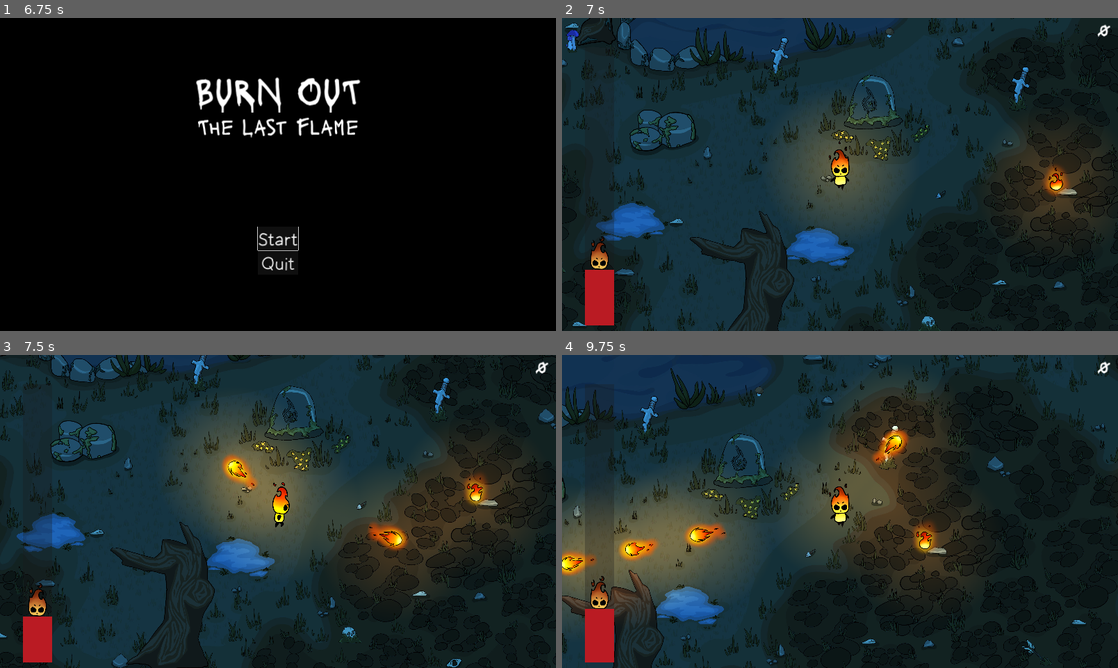
Above: before the commit, frames 1-4 (two rows, left to right).
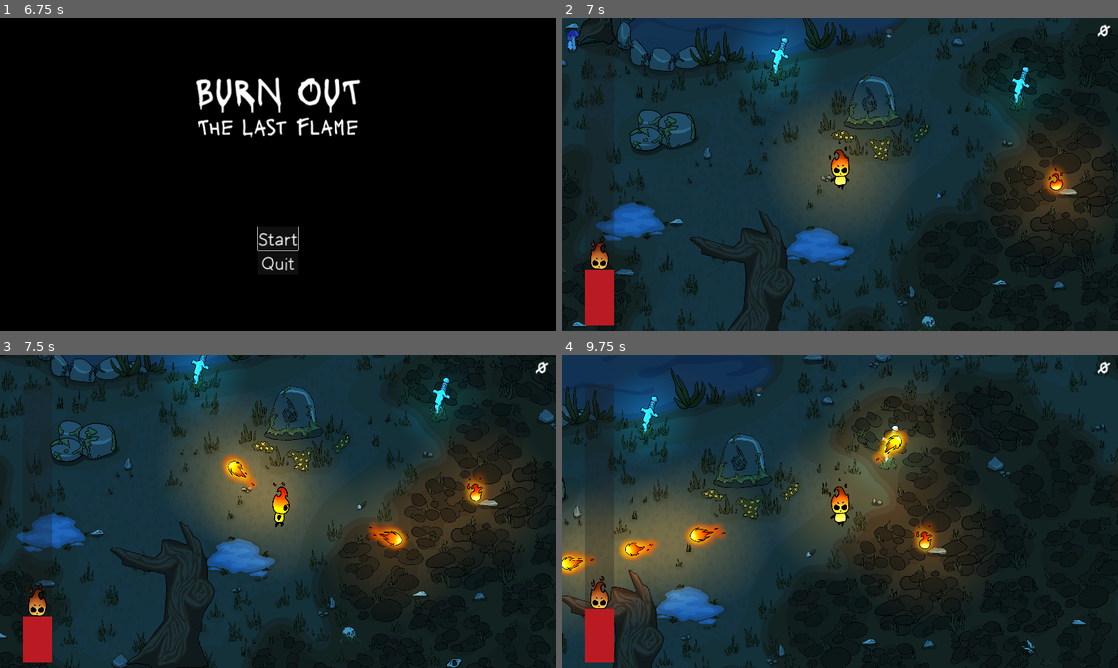
Above: after the commit, the same moments.

Repository: emil-judin/jam-burnout
Game: Godot game, scene res://scenes/ui/menu/MainMenu.tscn
The game is run twice, just before and just after one commit, with the same random seed, the same clock (stepped at 60 frames per second) and the same inputs. The engine's default icon, where the game draws it, is replaced by a stand-in: a white triangle on a blue panel in a dark square. Video files are missing from this copy of the repository; at most half a second of black plays in their place. Sound files missing from this copy of the repository are replaced by a short silence.
Inputs (mouse positions are in pixels of both pictures, inside the frame that each line leads up to):
- Up to frame 1 (6.75 s): click "Start" at 0.5 s; click "Start" at 1.25 s; tap Enter (skip_cutscene) at 2, 3.5, 5 s; move the mouse to (400, 158) at 2.02 s; hold D (right) 2.03-2.78 s; tap ] (+) at 2.1, 3.05, 3.6, 4.55, 6.05, 6.6 s; tap / (-) at 2.3, 2.85, 3.8, 4.35, 5.3 s; tap Space at 2.75, 4.25, 5.75 s; move the mouse to (166, 190) at 2.77 s; hold S (down) 2.78-3.53 s; move the mouse to (333, 105) at 3.52 s; hold D (right) 3.53-4.28 s; move the mouse to (250, 237) at 4.27 s; hold W (up) 4.28-5.03 s; move the mouse to (444, 221) at 5.02 s; press the mouse at (444, 221) at 5.03 s; hold A (left) 5.03-6.53 s; move the mouse to (111, 127) at 5.77 s; release the mouse at (111, 127) at 5.78 s; tap E (stomp) at 5.85 s; move the mouse to (305, 174) at 6.52 s; hold S (down) from 6.53 s (still down)
- Up to frame 2 (7 s): keep holding S (down); tap / (-) at 6.8 s
- Up to frame 3 (7.5 s): move the mouse to (194, 433) at 7.27 s; release S (down) at 7.28 s; hold D (right) from 7.28 s (still down); tap / (-) at 7.35 s
- Up to frame 4 (9.75 s): tap ] (+) at 7.55, 8.1, 9.05 s; move the mouse to (962, 495) at 8.02 s; release D (right) at 8.03 s; hold W (up) 8.03-8.78 s; tap / (-) at 8.3, 8.85 s; move the mouse to (728, 527) at 8.77 s; hold D (right) 8.78-9.53 s; move the mouse to (895, 442) at 9.52 s; press the mouse at (895, 442) at 9.53 s; hold S (down) from 9.53 s (still down)

Frame 1 is identical in both runs. In frame 2, 1.9% of the frame differs, in the area x 32-86%, y 2-30%; in frame 3, 1.4%; in frame 4, 2.1%, in the area x 9-62%, y 8-37%.
Error in both runs: Cannot call method 'change_scene_to_file' on a null value. (res://scripts/main_menu.gd:8)

Commit message:
Fix bugs and adjust item spawn logic

Diff:
--- a/burnout/scenes/game/EndScreen.tscn
+++ b/burnout/scenes/game/EndScreen.tscn
@@ -1,13 +1,14 @@
-[gd_scene load_steps=5 format=3 uid="uid://cg3k045guh3ha"]
+[gd_scene load_steps=6 format=3 uid="uid://cg3k045guh3ha"]
 
 [ext_resource type="Script" path="res://scripts/end_screen.gd" id="1_vv31f"]
 [ext_resource type="FontFile" uid="uid://dkm8unjw64txc" path="res://assets/fonts/morning_breeze/MorningBreeze-Light.otf" id="2_sf441"]
+[ext_resource type="FontFile" uid="uid://buqhriudoc8ou" path="res://assets/fonts/Lacquer-Regular.ttf" id="2_v8ytp"]
 [ext_resource type="AudioStream" uid="uid://b48juf0xcylqx" path="res://assets/sounds/Background/Highscore board sound.mp3" id="3_14r8a"]
 
 [sub_resource type="StyleBoxFlat" id="StyleBoxFlat_l6527"]
 bg_color = Color(0, 0, 0, 1)
 
-[node name="EndScreen" type="Control"]
+[node name="EndScreen" type="Control" node_paths=PackedStringArray("run_time_display", "name_input")]
 layout_mode = 3
 anchors_preset = 15
 anchor_right = 1.0
@@ -15,6 +16,8 @@
 grow_horizontal = 2
 grow_vertical = 2
 script = ExtResource("1_vv31f")
+run_time_display = NodePath("Panel/MarginContainer/CenterContainer/RunTimeDisplay")
+name_input = NodePath("Panel/MarginContainer/VBoxContainer/NameInput")
 
 [node name="Panel" type="Panel" parent="."]
 z_index = -1
@@ -26,43 +29,49 @@
 grow_vertical = 2
 theme_override_styles/panel = SubResource("StyleBoxFlat_l6527")
 
-[node name="RunTimeDisplay" type="Label" parent="."]
+[node name="MarginContainer" type="MarginContainer" parent="Panel"]
 layout_mode = 1
-anchors_preset = 8
-anchor_left = 0.5
-anchor_top = 0.5
-anchor_right = 0.5
-anchor_bottom = 0.5
-offset_left = -20.0
-offset_top = -11.5
-offset_right = 20.0
-offset_bottom = 11.5
+anchors_preset = 15
+anchor_right = 1.0
+anchor_bottom = 1.0
 grow_horizontal = 2
 grow_vertical = 2
+theme_override_constants/margin_bottom = 50
+
+[node name="CenterContainer" type="CenterContainer" parent="Panel/MarginContainer"]
+layout_mode = 2
+
+[node name="RunTimeDisplay" type="Label" parent="Panel/MarginContainer/CenterContainer"]
+layout_mode = 2
+theme_override_fonts/font = ExtResource("2_v8ytp")
+theme_override_font_sizes/font_size = 250
+text = "Your score: 10050"
+
+[node name="VBoxContainer" type="VBoxContainer" parent="Panel/MarginContainer"]
+layout_mode = 2
+size_flags_horizontal = 4
+size_flags_vertical = 8
+theme_override_constants/separation = 25
+
+[node name="NameInput" type="LineEdit" parent="Panel/MarginContainer/VBoxContainer"]
+custom_minimum_size = Vector2(1000, 0)
+layout_mode = 2
 theme_override_fonts/font = ExtResource("2_sf441")
-theme_override_font_sizes/font_size = 120
-text = "Your score:"
-
-[node name="NameInput" type="LineEdit" parent="."]
-layout_mode = 1
-anchors_preset = 7
-anchor_left = 0.5
-anchor_top = 1.0
-anchor_right = 0.5
-anchor_bottom = 1.0
-offset_left = -335.0
-offset_top = -287.0
-offset_right = 335.0
-offset_bottom = -173.0
-grow_horizontal = 2
-grow_vertical = 0
-theme_override_fonts/font = ExtResource("2_sf441")
-theme_override_font_sizes/font_size = 80
+theme_override_font_sizes/font_size = 160
 placeholder_text = "Enter your name"
 max_length = 16
+
+[node name="SaveButton" type="Button" parent="Panel/MarginContainer/VBoxContainer"]
+layout_mode = 2
+size_flags_horizontal = 4
+size_flags_vertical = 10
+theme_override_fonts/font = ExtResource("2_sf441")
+theme_override_font_sizes/font_size = 160
+text = "Save"
 
 [node name="GameOverSound" type="AudioStreamPlayer" parent="."]
 stream = ExtResource("3_14r8a")
 volume_db = -10.0
 
-[connection signal="text_submitted" from="NameInput" to="." method="_on_name_input_text_submitted"]
+[connection signal="text_submitted" from="Panel/MarginContainer/VBoxContainer/NameInput" to="." method="_on_name_input_text_submitted"]
+[connection signal="pressed" from="Panel/MarginContainer/VBoxContainer/SaveButton" to="." method="_on_save_button_pressed"]
--- a/burnout/scenes/game/TestSceneMovement.tscn
+++ b/burnout/scenes/game/TestSceneMovement.tscn
@@ -55,6 +55,15 @@
 "death_animation": SubResource("Animation_lb0px")
 }
 
+[sub_resource type="Gradient" id="Gradient_5xfcu"]
+offsets = PackedFloat32Array(0, 0.446377)
+colors = PackedColorArray(1, 1, 1, 1, 0, 0, 0, 1)
+
+[sub_resource type="GradientTexture2D" id="GradientTexture2D_jsi6g"]
+gradient = SubResource("Gradient_5xfcu")
+fill = 1
+fill_from = Vector2(0.5, 0.5)
+
 [sub_resource type="RectangleShape2D" id="RectangleShape2D_hh35t"]
 size = Vector2(7861, 172)
 
@@ -271,6 +280,30 @@
 rotation = -3.14159
 scale = Vector2(1.24, -1.24)
 
+[node name="SwordGlow" type="PointLight2D" parent="Environment"]
+position = Vector2(1245, -549)
+color = Color(1.92523e-06, 0.703576, 0.993748, 1)
+texture = SubResource("GradientTexture2D_jsi6g")
+texture_scale = 18.0
+
+[node name="SwordGlow2" type="PointLight2D" parent="Environment"]
+position = Vector2(1692, -1934)
+color = Color(1.92523e-06, 0.703576, 0.993748, 1)
+texture = SubResource("GradientTexture2D_jsi6g")
+texture_scale = 18.0
+
+[node name="SwordGlow3" type="PointLight2D" parent="Environment"]
+position = Vector2(-3513, 86)
+color = Color(1.92523e-06, 0.703576, 0.993748, 1)
+texture = SubResource("GradientTexture2D_jsi6g")
+texture_scale = 18.0
+
+[node name="SwordGlow4" type="PointLight2D" parent="Environment"]
+position = Vector2(-423, -759)
+color = Color(1.92523e-06, 0.703576, 0.993748, 1)
+texture = SubResource("GradientTexture2D_jsi6g")
+texture_scale = 18.0
+
 [node name="Walls" type="StaticBody2D" parent="."]
 
 [node name="CollisionShape2D" type="CollisionShape2D" parent="Walls"]
--- a/burnout/scenes/game_objects/Stomp.tscn
+++ b/burnout/scenes/game_objects/Stomp.tscn
@@ -16,6 +16,18 @@
 "update": 0,
 "values": [5.0]
 }
+tracks/1/type = "value"
+tracks/1/imported = false
+tracks/1/enabled = true
+tracks/1/path = NodePath("Area2D/CollisionShape2D:shape:radius")
+tracks/1/interp = 1
+tracks/1/loop_wrap = true
+tracks/1/keys = {
+"times": PackedFloat32Array(0),
+"transitions": PackedFloat32Array(1),
+"update": 0,
+"values": [600.0]
+}
 
 [sub_resource type="Animation" id="Animation_x8fwh"]
 resource_name = "activate_stomp"
@@ -26,10 +38,22 @@
 tracks/0/interp = 1
 tracks/0/loop_wrap = true
 tracks/0/keys = {
-"times": PackedFloat32Array(0.433333, 0.7),
-"transitions": PackedFloat32Array(1, 1),
+"times": PackedFloat32Array(0, 0.366667, 0.433333, 0.7),
+"transitions": PackedFloat32Array(1, 1, 1, 1),
 "update": 0,
-"values": [150.0, 500.0]
+"values": [0.01, 0.01, 150.0, 500.0]
+}
+tracks/1/type = "value"
+tracks/1/imported = false
+tracks/1/enabled = true
+tracks/1/path = NodePath("Area2D/CollisionShape2D:shape:radius")
+tracks/1/interp = 1
+tracks/1/loop_wrap = true
+tracks/1/keys = {
+"times": PackedFloat32Array(0, 0.366667, 0.433333, 0.7),
+"transitions": PackedFloat32Array(1, 1, 1, 1),
+"update": 0,
+"values": [0.01, 0.01, 200.0, 600.0]
 }
 
 [sub_resource type="AnimationLibrary" id="AnimationLibrary_thi26"]
--- a/burnout/scripts/end_screen.gd
+++ b/burnout/scripts/end_screen.gd
@@ -8,8 +8,8 @@
 
 @onready var run_time: String = UI.run_time_output()
 @onready var score: int = UI.current_score
-@onready var run_time_display: Label = $RunTimeDisplay
-@onready var name_input: LineEdit = $NameInput
+@export var run_time_display: Label
+@export var name_input: LineEdit
 
 static var last_name: String = ""
 static var last_score: int = -1
@@ -27,6 +27,12 @@
 
 
 func _on_name_input_text_submitted(_new_text: String) -> void:
+	save_run_time()
+	ClickSound.play()
+	await ClickSound.finished
+	get_tree().call_deferred("change_scene_to_file", "res://scenes/game/HighscoreBoard.tscn")
+
+func _on_save_button_pressed():
 	save_run_time()
 	ClickSound.play()
 	await ClickSound.finished
--- a/burnout/scripts/item_manager.gd
+++ b/burnout/scripts/item_manager.gd
@@ -4,7 +4,9 @@
 @export var item_scene: PackedScene
 @export var spawn_frequency: float = 5
 @export var item_spawn_points: Array[Node2D]
+@export var max_items = 1
 var spawn_timer: float = 0;
+var current_items: Array[Node2D] = []
 
 func _process(delta):
 	spawn_timer += delta
@@ -13,10 +15,24 @@
 		spawn_timer = 0
 
 func spawn_item():
+	# removes queue_freed items
+	var removed_item = true
+	while removed_item:
+		removed_item = false
+		for i in range(0, current_items.size()):
+			if !is_instance_valid(current_items[i]):
+				current_items.remove_at(i)
+				removed_item = true
+				break
+
+	if current_items.size() >= max_items:
+		return
+
 	var random_index = randi_range(0, item_spawn_points.size() - 1)
 	var random_spawn_point = item_spawn_points[random_index] as Node2D
 
 	var item_instance = item_scene.instantiate() as TimeItem
 	items.add_child(item_instance)
 	item_instance.global_position = random_spawn_point.global_position
-	print("spawning items")
+	current_items.append(item_instance)
+	print("spawning item")
--- a/burnout/scripts/jumping_enemy.gd
+++ b/burnout/scripts/jumping_enemy.gd
@@ -23,7 +23,7 @@
 	if is_chasing && target != null:
 		if is_waiting:
 			animated_sprite.play("idle")
-			if waiting_timer >= jump_delay:
+			if waiting_timer >= jump_delay + RandomNumberGenerator.new().randf_range(-0.1, 0.1):
 				waiting_timer = 0
 				jump_progress = 0
 				is_waiting = false
@@ -44,7 +44,7 @@
 
 	if is_waiting:
 		animated_sprite.play("idle")
-		if waiting_timer >= jump_delay:
+		if waiting_timer >= jump_delay + RandomNumberGenerator.new().randf_range(-0.1, 0.1):
 			waiting_timer = 0
 			jump_progress = 0
 			is_waiting = false
--- a/burnout/scripts/player.gd
+++ b/burnout/scripts/player.gd
@@ -75,6 +75,7 @@
 func _on_timer_timeout():
 	if !is_dead:
 		health_timer.stop()
+		ui.update_progress_bar(0)
 		is_dead = true
 		remove_child(gun)
 		animation_player.play("death")
Not shown: 1 places in burnout/scenes/game/TestSceneMovement.tscn that only renumber resources
Not shown: 1 places in burnout/scenes/game_objects/characters/Player.tscn that only renumber resources
